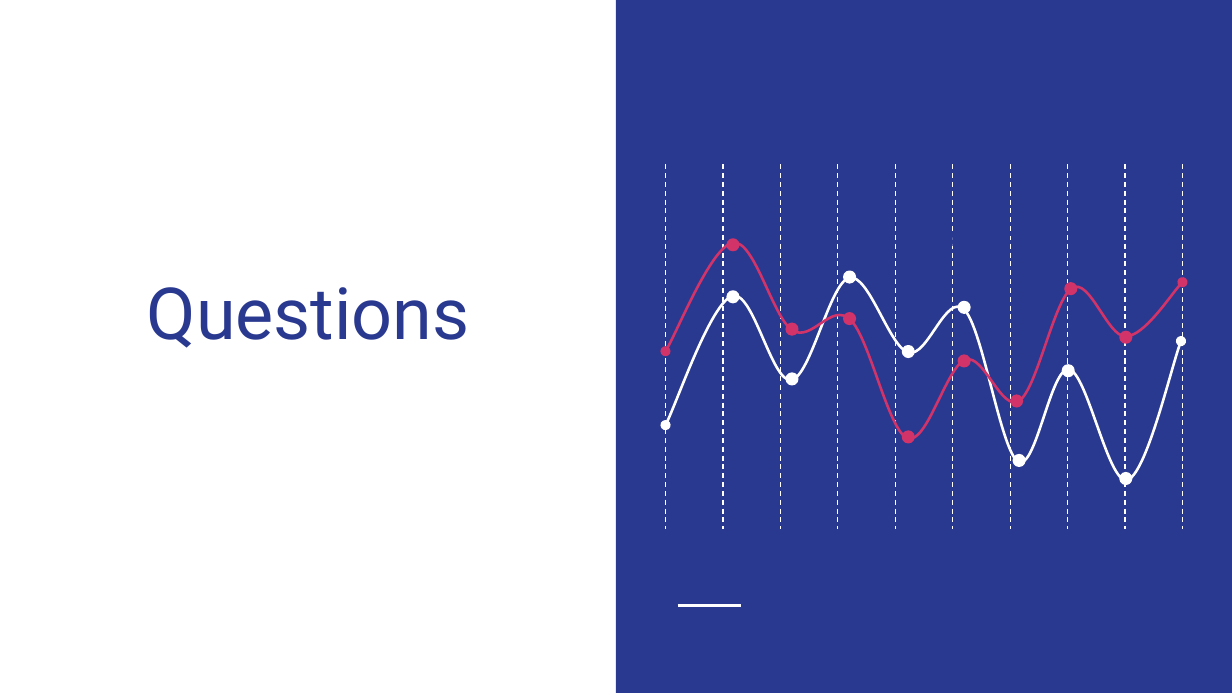
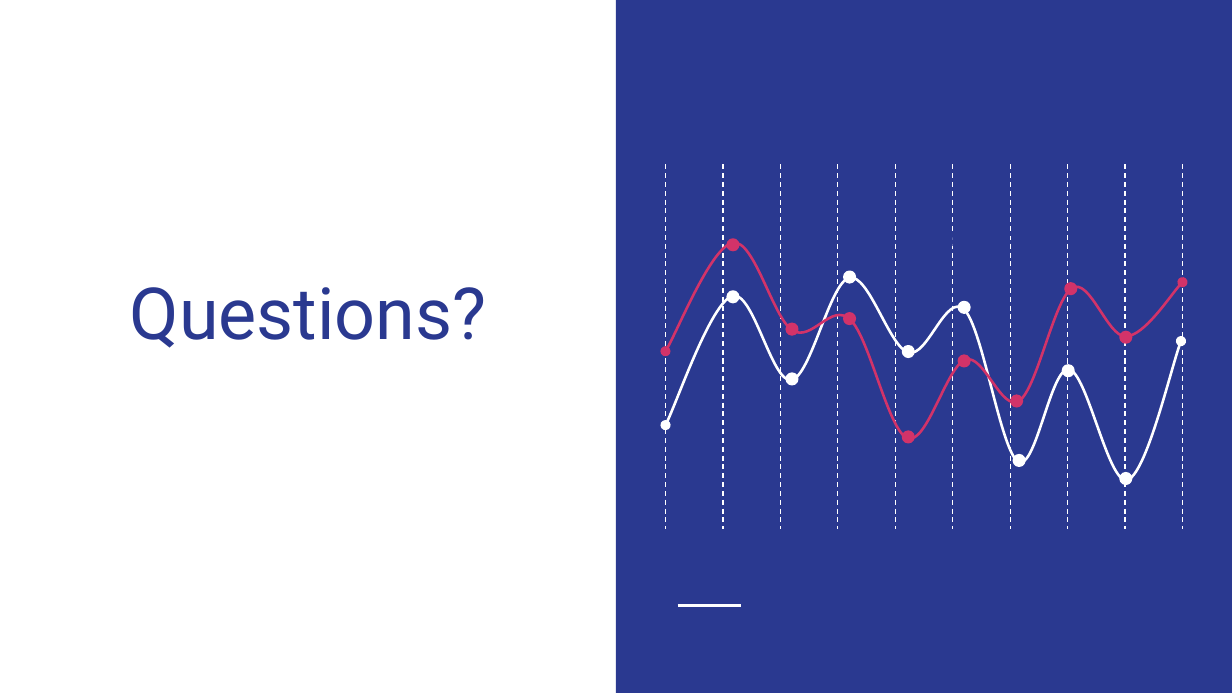
Before and after one commit to Magzzie/COVID-19_Analysis, a slide deck: slide 21 of COVID-19 Analysis.pptx (slide 15 before the commit). Drawn at 1232x693 pixels with LibreOffice and Linux fonts; fonts in the diff are those of the drawing. Boxes give left, top, right and bottom in pixels: in the first picture for what was removed or moved away, otherwise in the second. Text is boxed around its words. In the diff, an @@ line names an element or a change of style, - is before the commit and + after.

```diff
--- a/COVID-19 Analysis.pptx
+++ b/COVID-19 Analysis.pptx
@@ title at [130, 287, 487, 348]: text changed @@
-Questions
+Questions?
```
Also in this commit, not shown: 7 other slides changed, 11 slides added, 5 slides removed.
